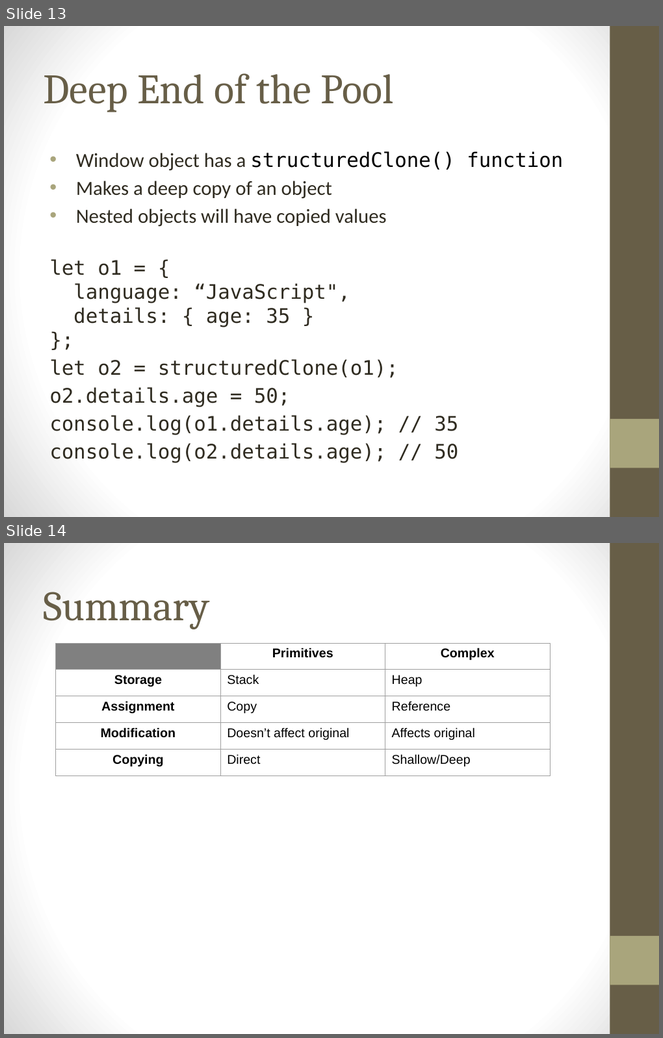
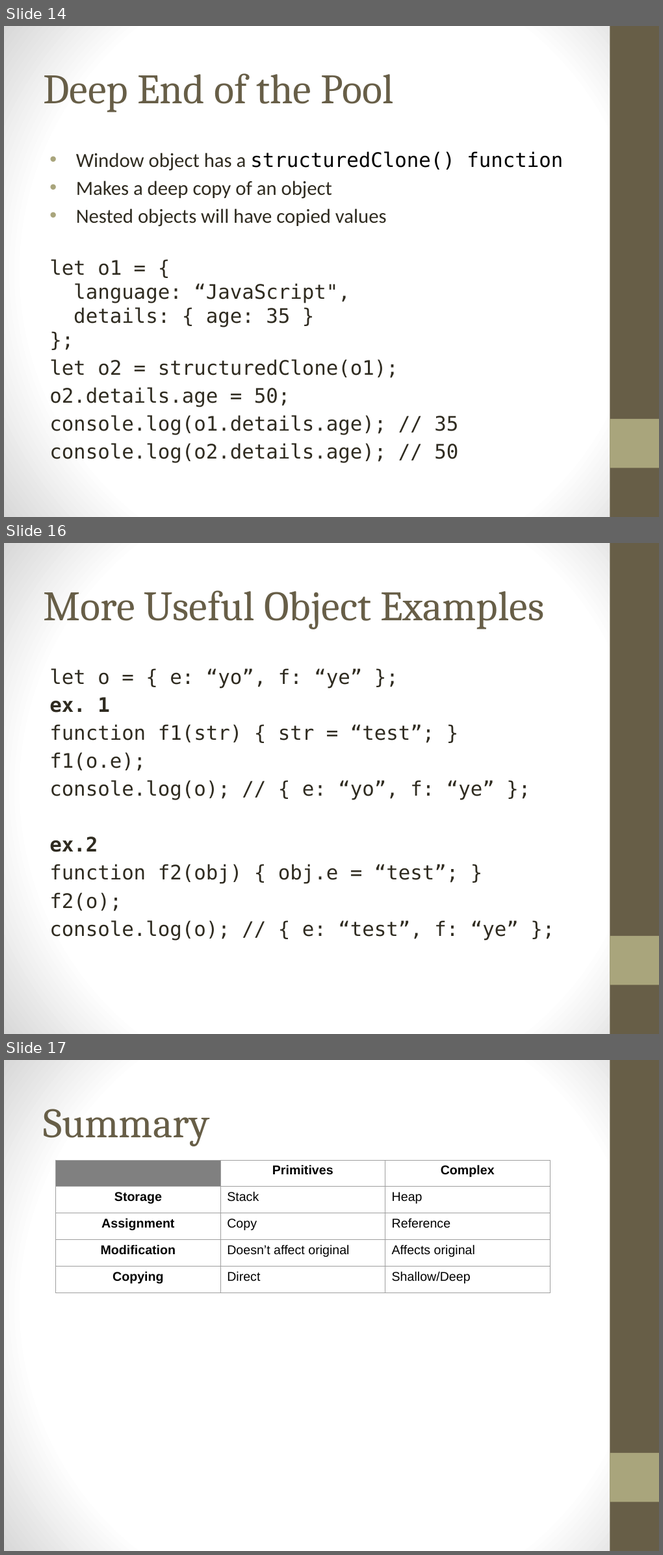
Before and after one commit to MarvinEads/DevTraining, a slide deck: JS-ValueAndReference.pptx. Shown one above the other, each under a label of ours: slides 13 and 14 before the commit, slides 14, 16 and 17 after it; the slides between them are not shown. The pictures are 663x1038 and 663x1555 pixels, drawn with LibreOffice and Linux fonts; fonts in the diff are those of the drawing. Boxes give left, top, right and bottom in pixels: in the first picture for what was removed or moved away, otherwise in the second. Text is boxed around its words. In the diff, an @@ line names an element or a change of style, - is before the commit and + after.

Commit message:
cleared up some language by seperating variables types versus referencing and added more examples

```diff
--- a/JS-ValueAndReference.pptx
+++ b/JS-ValueAndReference.pptx
@@ slide 16 added at <box>4,543,659,1034</box>, background gradient #FFFFFF to #D8D8D8; not listed: 2 template elements that a slide beside it also shows @@
@@ title added at <box>43,590,544,629</box>, 46 pt, text #675E47 @@
+More Useful Object Examples
@@ text added at <box>50,668,519,941</box>, 22 pt, text #2F2B20 @@
+let o = { e: “yo”, f: “ye” };
+ex. 1
+function f1(str) { str = “test”; }
+f1(o.e);
+console.log(o); // { e: “yo”, f: “ye” };
+ex.2
+function f2(obj) { obj.e = “test”; }
+f2(o);
+console.log(o); // { e: “test”, f: “ye” };
@@ what was slide 13 is now slide 14 @@
@@ what was slide 14 is now slide 17 @@
```
Also in this commit, not shown: 6 slides changed, 2 other slides added.
